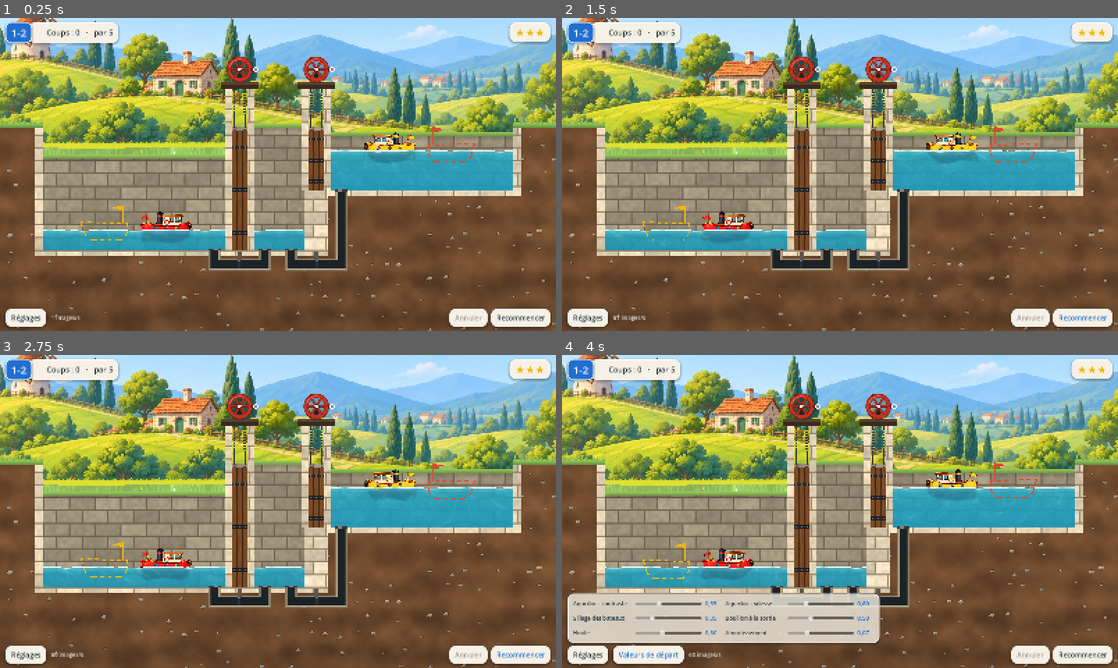
Above: before the commit, frames 1-4 (two rows, left to right).
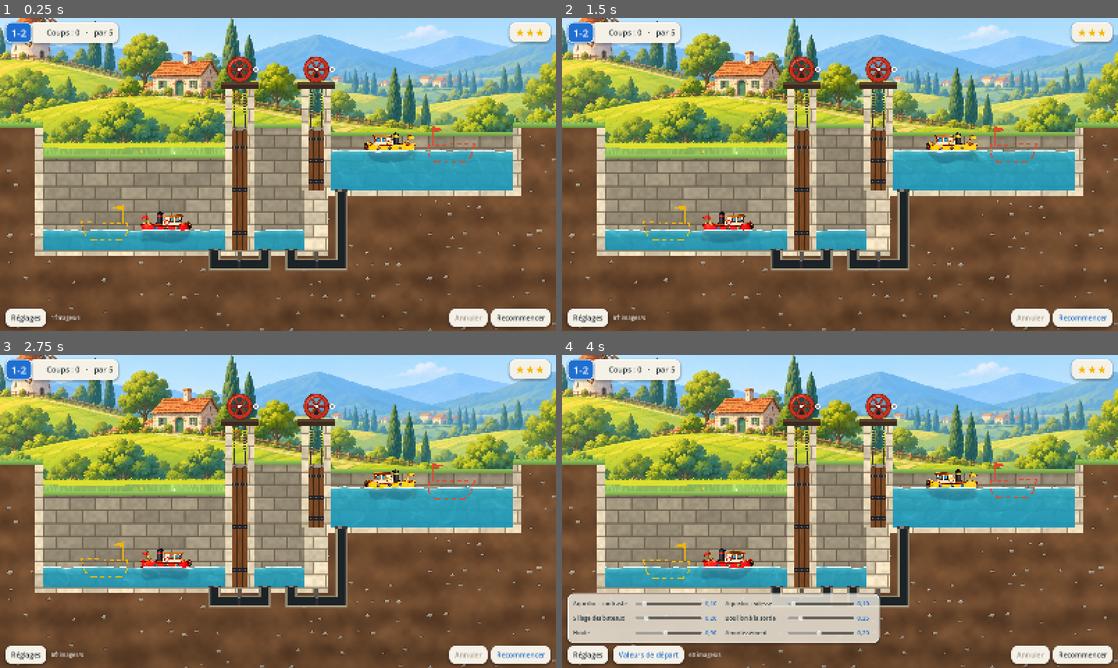
Above: after the commit, the same moments.

Repository: VincentDebaty/station
Game: Godot game, scene res://principal.tscn
The game is run twice, just before and just after one commit, with the same random seed, the same clock (stepped at 60 frames per second) and the same inputs.
Inputs:
- Up to frame 1 (0.25 s): no input
- Up to frame 2 (1.5 s): click "Recommencer" at 0.5 s; click "Recommencer" at 1.25 s
- Up to frame 3 (2.75 s): click "Recommencer" at 2 s
- Up to frame 4 (4 s): click "Réglages" at 2.75 s; click "Valeurs de départ" at 3.5 s

The runs differ from the first frame. In frame 1, less than 0.1% of the frame differs, in the area x 11-91%, y 36-68%; in frame 2, 0.1%; in frame 3, less than 0.1%; in frame 4, 0.3%, in the area x 10-89%, y 34-90%.

Commit message:
Les réglages de l'eau choisis par Vincent deviennent les valeurs par défaut
Relevés sur sa capture d'iPhone : contraste du courant 0,10, vitesse 0,10,
sillage 0,20, bouillon 0,25, houle 0,90, amortissement 0,20. La vitesse
touchait le minimum de son curseur et l'amortissement le maximum : bornes
élargies (vitesse dès 0, amortissement jusqu'à 0,40). Le bouton « Réglages »
reste, à sa demande.

Co-Authored-By: Claude Opus 5.5 <noreply@anthropic.com>

Diff:
--- a/prototypes/ecluses-godot/reglages.gd
+++ b/prototypes/ecluses-godot/reglages.gd
@@ -9,6 +9,12 @@
 # (user://reglages.json — le téléphone, pas le dépôt). Quand les bons chiffres
 # sont trouvés, ils deviennent les DEFAUTS ci-dessous.
 #
+# Défauts choisis par Vincent sur son iPhone le 6 octobre 2026 : un courant à
+# peine visible et lent, peu de sillage, une surface qui se calme vite. Deux
+# de ses valeurs touchaient la borne de leur curseur (vitesse au minimum,
+# amortissement au maximum) : les bornes ont été élargies pour qu'il puisse
+# aller plus loin s'il le veut. Le bouton « Réglages » reste, à sa demande.
+#
 # Ce sont des dosages du RENDU : aucun ne touche au moteur ni aux niveaux.
 # ------------------------------------------------------------------
 
@@ -18,12 +24,12 @@
 
 # clé : [nom affiché, défaut, minimum, maximum, pas]
 const CURSEURS := {
-	"courant_contraste": ["Aqueduc : contraste", 0.35, 0.0, 1.0, 0.05],
-	"courant_vitesse": ["Aqueduc : vitesse", 0.6, 0.1, 2.0, 0.05],
-	"sillage": ["Sillage des bateaux", 0.35, 0.0, 1.5, 0.05],
-	"bouillon": ["Bouillon à la sortie", 0.5, 0.0, 1.5, 0.05],
-	"houle": ["Houle", 0.8, 0.0, 2.0, 0.05],
-	"amortissement": ["Amortissement", 0.07, 0.02, 0.2, 0.01],
+	"courant_contraste": ["Aqueduc : contraste", 0.10, 0.0, 1.0, 0.05],
+	"courant_vitesse": ["Aqueduc : vitesse", 0.10, 0.0, 2.0, 0.05],
+	"sillage": ["Sillage des bateaux", 0.20, 0.0, 1.5, 0.05],
+	"bouillon": ["Bouillon à la sortie", 0.25, 0.0, 1.5, 0.05],
+	"houle": ["Houle", 0.90, 0.0, 2.0, 0.05],
+	"amortissement": ["Amortissement", 0.20, 0.02, 0.4, 0.01],
 }
 
 var valeurs := {}
